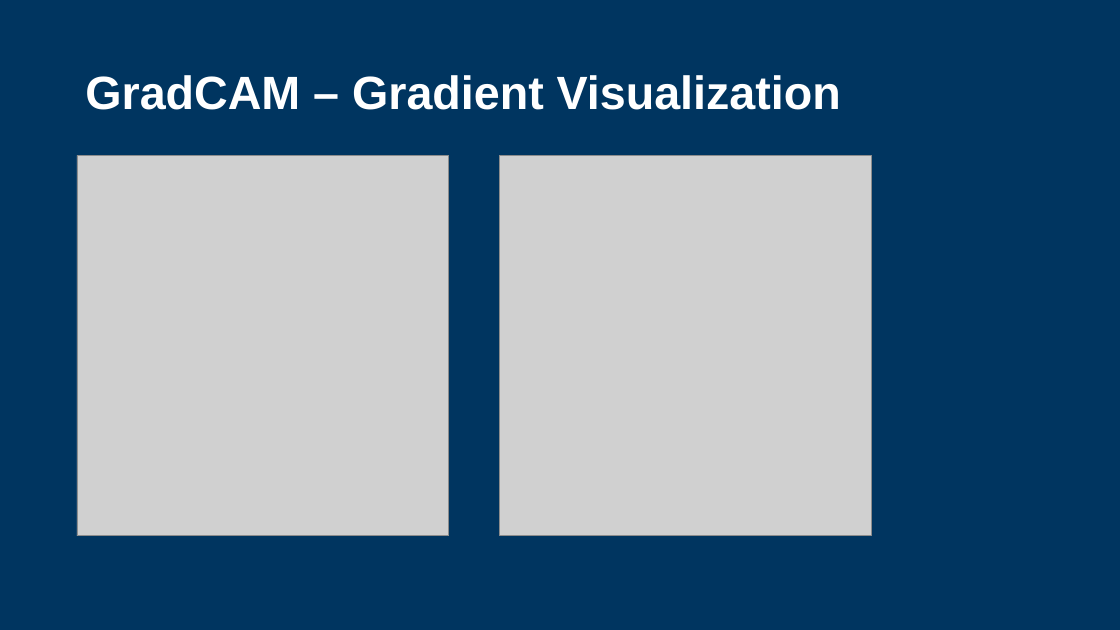
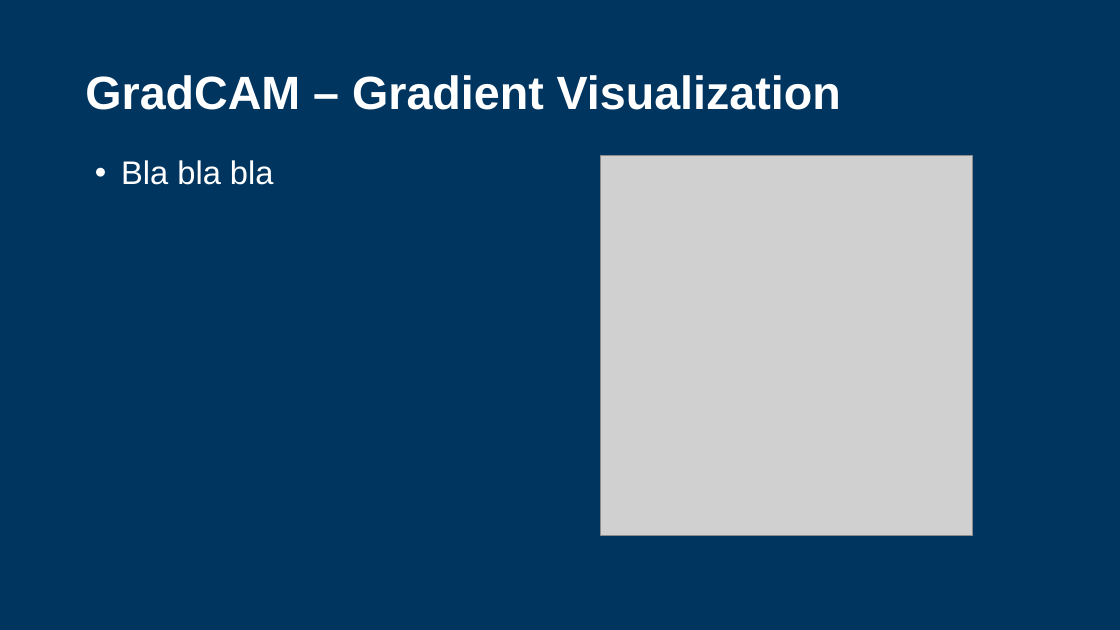
Before and after one commit to fernand0labra/ltu-M7016H, a slide deck: slide 34 of docs/presentation.pptx (slide 32 before the commit). Drawn at 1120x630 pixels with LibreOffice and Linux fonts; fonts in the diff are those of the drawing; grey boxes stand for pictures; background and template pictures are left out. Boxes give left, top, right and bottom in pixels: in the first picture for what was removed or moved away, otherwise in the second. Text is boxed around its words. In the diff, an @@ line names an element or a change of style, - is before the commit and + after.

```diff
--- a/docs/presentation.pptx
+++ b/docs/presentation.pptx
@@ text added at box(121, 160, 274, 185), 28 pt, text #FFFFFF @@
+• Bla bla bla
@@ picture removed at box(500, 155, 872, 536) @@
@@ picture: place and size @@
-picture at box(77, 155, 450, 536)
+picture at box(601, 155, 973, 536)
```
Also in this commit, not shown: 19 other slides changed, 3 slides added.
